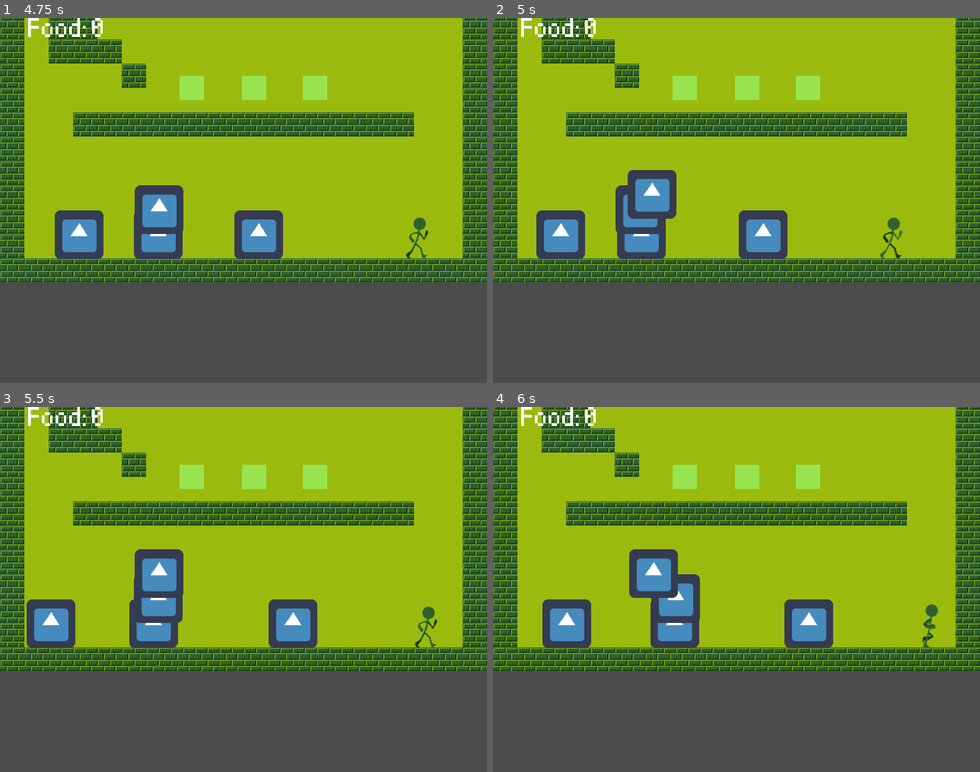
Above: before the commit, frames 1-4 (two rows, left to right).
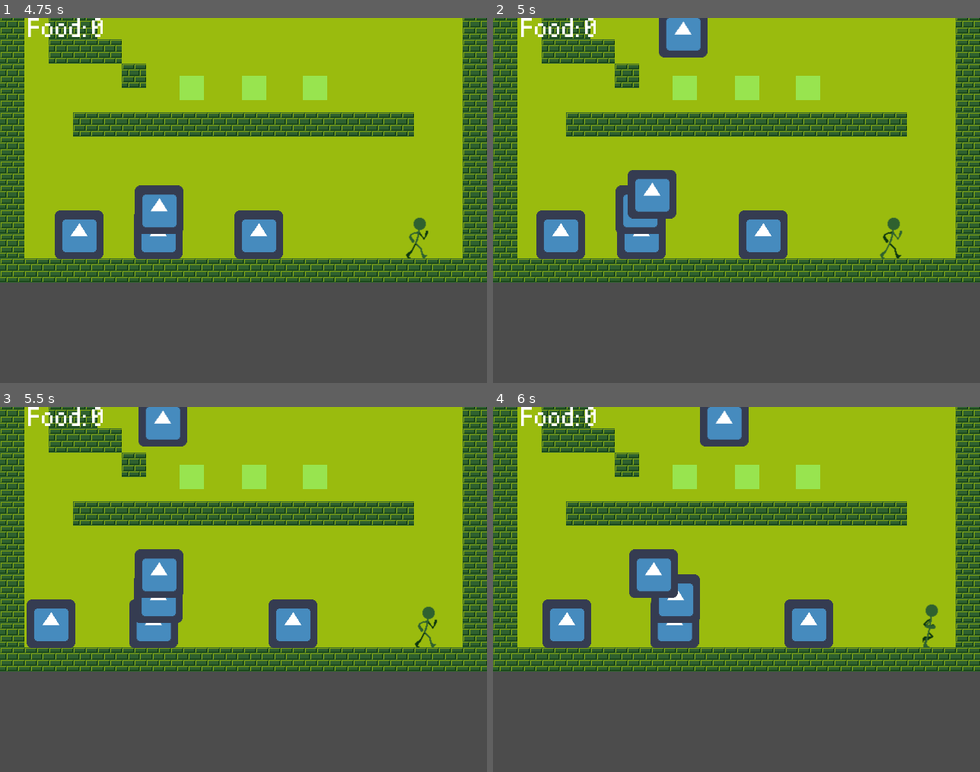
Above: after the commit, the same moments.

Repository: sbieser/LD41
Game: Godot game, scene res://Main.tscn
Same seed, same stepped clock (60 frames per second), same inputs: the game is played once before the commit and once after it. The engine's default icon, where the game draws it, is replaced by a stand-in: a white triangle on a blue panel in a dark square.
Inputs:
- Up to frame 1 (4.75 s): hold Right (ui_right) 0.53-2.03 s; hold Left (ui_left) 2.03-2.78 s; hold Right (ui_right) 2.78-4.28 s; hold Left (ui_left) from 4.28 s (still down)
- Up to frame 2 (5 s): keep holding Left (ui_left)
- Up to frame 3 (5.5 s): release Left (ui_left) at 5.03 s; hold Right (ui_right) from 5.03 s (still down)
- Up to frame 4 (6 s): release Right (ui_right) at 5.78 s; hold Left (ui_left) from 5.78 s (still down)

Frame 1 is identical in both runs. In frame 2, 1.1% of the frame differs, in the area x 34-45%, y 0-11%; in frame 3, 1.1%; in frame 4, 1.1%.

Commit message:
Added the fly enemy

Diff:
--- a/Enemy_Fly.gd
+++ b/Enemy_Fly.gd
@@ -1,8 +1,12 @@
-extends Area2D
+extends KinematicBody2D
+
+const Player = preload("Player.gd")
+
 
 signal hit
+signal enemy_died
 
-export (int) var SPEED = 1
+export (int) var SPEED = 3
 var hitpoint = 1
 var direction = "left"
 
@@ -15,35 +19,36 @@
 	# Called every time the node is added to the scene.
 	# Initialization here
 	print(self.position)
-	move()
+	move_fly()
 
 func _process(delta):
 	if hitpoint > 0 :
-		move()
+		move_fly()
 
 func remove_enemy():
 	queue_free()
+	emit_signal("enemy_died")
 
 func hit_detected():
 	hitpoint = hitpoint -1
+	emit_signal("hit")
 
 	if hitpoint < 1:
 		remove_enemy()
 
-func _on_Enemy_Fly_body_entered(body):
-	emit_signal("hit")
-
-	if body is TileMap:
-		if direction == "left":
-			direction = "right"
-		else:
-			direction = "left"
-
-		move()
-
-func move():
+func move_fly():
 	if direction == "right":
 		self.position = Vector2( self.position.x + SPEED, self.position.y);
 	else:
 		#self.set_linear_velocity(Vector2(-SPEED, 0));
 		self.position = Vector2( self.position.x - SPEED, self.position.y);
+
+
+func _on_LeftSide_body_entered(body):
+	if body is TileMap || body is Player:
+		direction = "right"
+
+
+func _on_RightSide_body_entered(body):
+	if body is TileMap || body is Player:
+		direction = "left"
--- a/Enemy_Fly.tscn
+++ b/Enemy_Fly.tscn
@@ -1,7 +1,12 @@
-[gd_scene load_steps=5 format=2]
+[gd_scene load_steps=6 format=2]
 
 [ext_resource path="res://Enemy_Fly.gd" type="Script" id=1]
 [ext_resource path="res://icon.png" type="Texture" id=2]
+
+[sub_resource type="RectangleShape2D" id=2]
+
+custom_solver_bias = 0.0
+extents = Vector2( 0.999992, 10 )
 
 [sub_resource type="SpriteFrames" id=1]
 
@@ -12,15 +17,46 @@
 "speed": 5.0
 } ]
 
-[sub_resource type="RectangleShape2D" id=2]
+[sub_resource type="RectangleShape2D" id=3]
 
 custom_solver_bias = 0.0
 extents = Vector2( 10, 10 )
 
-[node name="Enemy_Fly" type="Area2D" groups=[
+[node name="Enemy_Fly" type="KinematicBody2D" index="0" groups=[
 "enemy",
 ]]
 
+input_pickable = true
+collision_layer = 1
+collision_mask = 1
+collision/safe_margin = 0.08
+script = ExtResource( 1 )
+_sections_unfolded = [ "Collision", "Transform" ]
+__meta__ = {
+"_edit_group_": true
+}
+SPEED = 3
+
+[node name="LeftSide" type="Area2D" parent="." index="0"]
+
+editor/display_folded = true
+input_pickable = false
+gravity_vec = Vector2( 0, 1 )
+gravity = 98.0
+linear_damp = 0.1
+angular_damp = 1.0
+audio_bus_override = false
+audio_bus_name = "Master"
+
+[node name="LeftSide" type="CollisionShape2D" parent="LeftSide" index="0"]
+
+position = Vector2( -31.1414, 0.549527 )
+scale = Vector2( 0.738946, 3.13372 )
+shape = SubResource( 2 )
+
+[node name="RightSide" type="Area2D" parent="." index="1"]
+
+editor/display_folded = true
 input_pickable = true
 gravity_vec = Vector2( 0, 1 )
 gravity = 98.0
@@ -28,22 +64,25 @@
 angular_damp = 1.0
 audio_bus_override = false
 audio_bus_name = "Master"
-script = ExtResource( 1 )
-_sections_unfolded = [ "Collision" ]
-__meta__ = {
-"_edit_group_": true
-}
-SPEED = 1
 
-[node name="AnimatedSprite" type="AnimatedSprite" parent="." index="0"]
+[node name="RightSide2" type="CollisionShape2D" parent="RightSide" index="0"]
+
+position = Vector2( 31.0585, 0.292503 )
+scale = Vector2( 0.738946, 3.13372 )
+shape = SubResource( 2 )
+
+[node name="AnimatedSprite" type="AnimatedSprite" parent="." index="2"]
 
 frames = SubResource( 1 )
 animation = "move1"
 
-[node name="CollisionShape2D" type="CollisionShape2D" parent="." index="1"]
+[node name="HitBox2" type="CollisionShape2D" parent="." index="3"]
 
-position = Vector2( -0.206971, -0.157318 )
-scale = Vector2( 3.20007, 3.19798 )
-shape = SubResource( 2 )
+position = Vector2( -0.0414286, 0.035477 )
+scale = Vector2( 3.10901, 3.18315 )
+shape = SubResource( 3 )
+_sections_unfolded = [ "Transform" ]
 
-[connection signal="body_entered" from="." to="." method="_on_Enemy_Fly_body_entered"]
+[connection signal="body_entered" from="LeftSide" to="." method="_on_LeftSide_body_entered"]
+
+[connection signal="body_entered" from="RightSide" to="." method="_on_RightSide_body_entered"]
--- a/Main.gd
+++ b/Main.gd
@@ -1,10 +1,12 @@
 extends Node
 
 onready var grub_scene = preload("res://Enemy_Grub.tscn")
+onready var fly_scene = preload("res://Enemy_Fly.tscn")
 
 var food_count = 0
 
 var all_grubs = []
+var all_flys = []
 
 func _ready():
 	# Called every time the node is added to the scene.
@@ -39,3 +41,12 @@
 	#this is for testing purposes
 	food_count = food_count + 1
 	$HUD.update_score(food_count)
+
+
+
+func _on_SpawnTimer_timeout():
+	if all_flys.size() < 5:
+		var fly_instance = fly_scene.instance()
+		fly_instance.position = $Fly_spawn1.position
+		add_child(fly_instance)
+		all_flys.push_back(fly_instance)
--- a/Main.tscn
+++ b/Main.tscn
@@ -6,7 +6,7 @@
 [ext_resource path="res://Player.tscn" type="PackedScene" id=4]
 [ext_resource path="res://HUD.tscn" type="PackedScene" id=5]
 
-[node name="Main" type="Node"]
+[node name="Main" type="Node" index="0"]
 
 script = ExtResource( 1 )
 
@@ -92,8 +92,24 @@
 
 [node name="HUD" parent="." index="7" instance=ExtResource( 5 )]
 
+[node name="Fly_spawn1" type="Position2D" parent="." index="8"]
+
+position = Vector2( 255.733, 152.031 )
+__meta__ = {
+"_edit_group_": true
+}
+
+[node name="SpawnTimer" type="Timer" parent="Fly_spawn1" index="0"]
+
+process_mode = 1
+wait_time = 5.0
+one_shot = false
+autostart = true
+
 [connection signal="button_pressed" from="Player" to="." method="_on_Player_button_pressed"]
 
 [connection signal="hit" from="Player" to="." method="_on_Player_hit"]
 
 [connection signal="timeout" from="SpawnGrub_1/SpawnTimer" to="." method="_on_Timer_timeout"]
+
+[connection signal="timeout" from="Fly_spawn1/SpawnTimer" to="." method="_on_SpawnTimer_timeout"]
